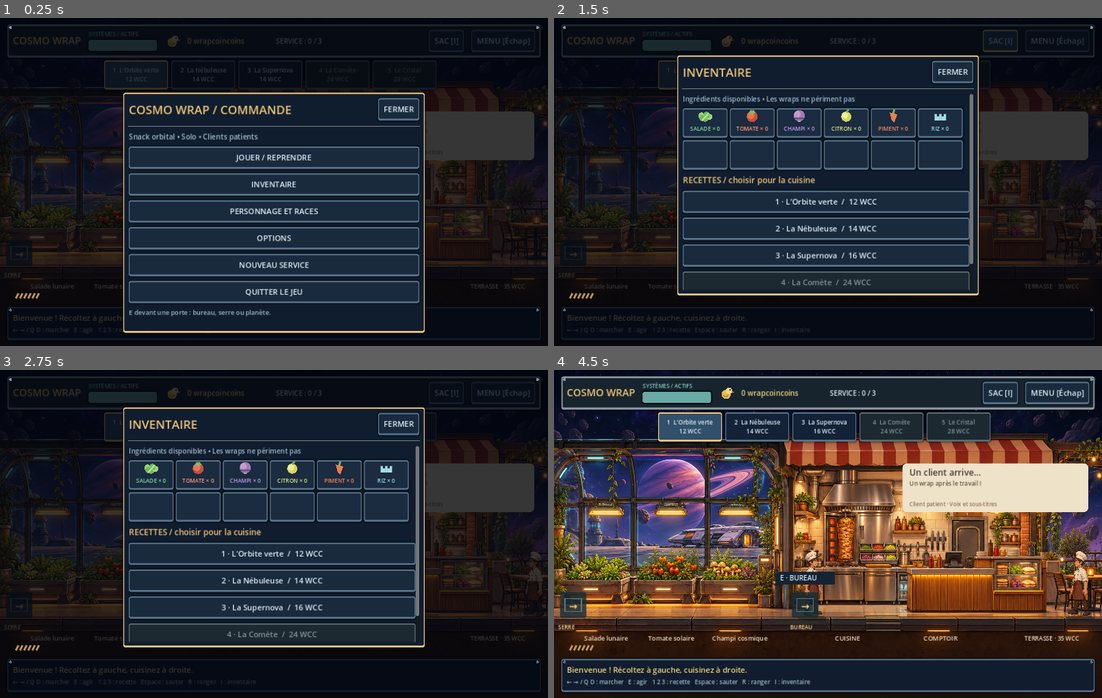
Above: before the commit, frames 1-4 (two rows, left to right).
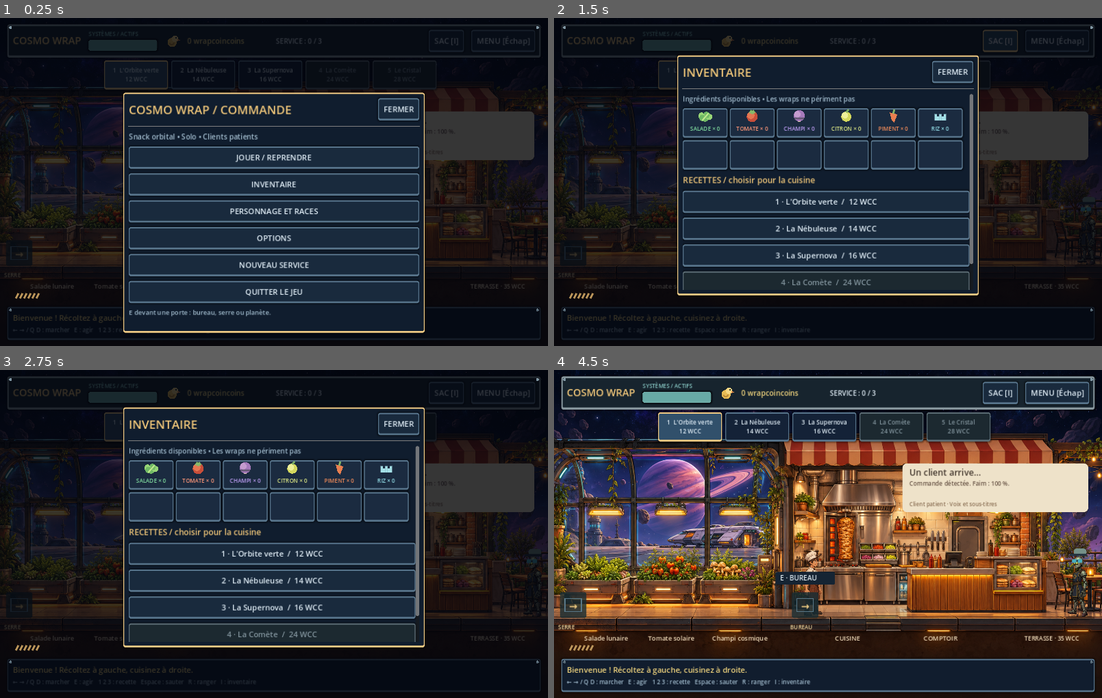
Above: after the commit, the same moments.

Repository: keno681/essai
Game: Godot game, scene res://main.tscn
Two runs of this game, one before a commit and one after it. Both use one fixed random seed, a clock stepped at 60 frames per second and the inputs below.
Inputs:
- Up to frame 1 (0.25 s): no input
- Up to frame 2 (1.5 s): click "JOUER / REPRENDRE" at 0.5 s; click "SAC [I]" at 1.25 s
- Up to frame 3 (2.75 s): click "1 L'Orbite verte 12 WCC" at 2 s
- Up to frame 4 (4.5 s): click "2 La Nébuleuse 14 WCC" at 2.75 s; click "3 La Supernova 16 WCC" at 3.5 s; click "FERMER" at 4.25 s

The runs differ from the first frame. In frame 1, less than 0.1% of the frame differs, in the area x 78-81%, y 33-35%; in frame 2, 0.2%; in frame 3, 0.2%; in frame 4, 0.6%, in the area x 64-98%, y 33-76%.

Commit message:
Randomize customer appearances, accessories and unlocked orders

Diff:
--- a/data/design.json
+++ b/data/design.json
@@ -221,7 +221,9 @@
       "spawn_x": 1250,
       "waiting_x": 946,
       "exit_x": 1270,
-      "speed": 105
+      "speed": 105,
+      "selection": "random_no_immediate_repeat",
+      "orders": "random_unlocked"
     },
     {
       "id": "manual_save",
@@ -600,5 +602,73 @@
       "greeting": "Bien cuit, partenaire.",
       "thanks": "Excellent, partenaire. À la prochaine."
     }
+  ],
+  "customer_variation": [
+    {
+      "id": "appearance",
+      "size_min": 0.9,
+      "size_max": 1.13,
+      "head_min": 0.9,
+      "head_max": 1.12,
+      "hats": [
+        "none",
+        "fez",
+        "fedora",
+        "cap",
+        "helmet",
+        "beanie"
+      ],
+      "glasses": [
+        "none",
+        "round",
+        "dark",
+        "visor"
+      ],
+      "tentacle_counts": [
+        0,
+        0,
+        0,
+        2,
+        3,
+        4
+      ],
+      "tentacle_forms": [
+        "curled",
+        "flowing",
+        "zigzag"
+      ],
+      "tentacle_length_min": 12,
+      "tentacle_length_max": 26,
+      "skin_colors": [
+        "ffffff",
+        "efd5c5",
+        "c7e7d1",
+        "b9dfe8",
+        "e2c6ed",
+        "f5d9a3"
+      ],
+      "clothing_colors": [
+        "e2c6a5",
+        "c2d9ec",
+        "a9cfc3",
+        "e4b8a7",
+        "c4b3d8",
+        "d3d8c0"
+      ],
+      "pants_colors": [
+        "bbbcc9",
+        "d6bc9c",
+        "a4b8b0",
+        "c3b0c9",
+        "a4bccf"
+      ],
+      "shoe_colors": [
+        "736156",
+        "516879",
+        "ab7956",
+        "766376",
+        "6e8779"
+      ]
+    }
   ]
 }
--- a/main.gd
+++ b/main.gd
@@ -30,6 +30,9 @@
 var customer_x := 1250.0
 var actor_customer := 0
 var npc_cycle := 0.0
+var appearance: Dictionary = {}
+var queued_appearance: Dictionary = {}
+var customer_rng := RandomNumberGenerator.new()
 var fullscreen := false
 var sound_enabled := true
 var brightness := 1.0
@@ -57,9 +60,13 @@
 	for row in sheet.beds + sheet.wild_nodes: node_cooldowns[row.id] = 0.0
 	for row in sheet.rooms:
 		room_textures[row.id] = load("res://"+row.asset)
+	customer_rng.randomize()
+	choose_customer()
+	actor_customer = customer
+	appearance = queued_appearance.duplicate(true)
+	next_order()
 	load_progress()
 	load_settings()
-	actor_customer = customer
 	race_texture = load("res://art/races.png")
 	sound_player = AudioStreamPlayer.new()
 	add_child(sound_player)
@@ -119,7 +126,7 @@
 	holding = -1
 	customer_state = "leaving"
 	play_sound(740)
-	customer = (customer + 1) % sheet.customers.size()
+	choose_customer()
 	next_order()
 	speak_dialogue("thanks")
 	if served == 3:
@@ -217,9 +224,10 @@
 	served = 0
 	upgraded = false
 	completed = false
-	customer = 0
-	actor_customer = 0
-	order = 0
+	choose_customer()
+	actor_customer = customer
+	appearance = queued_appearance.duplicate(true)
+	next_order()
 	holding = -1
 	customer_state = "arriving"
 	customer_x = 1250
@@ -243,6 +251,7 @@
 		npc_cycle += delta*float(animation("walk").frequency)
 		if is_equal_approx(customer_x,float(flow.exit_x)):
 			actor_customer = customer
+			appearance = queued_appearance.duplicate(true)
 			customer_x = float(flow.spawn_x)
 			customer_state = "arriving"
 
@@ -304,20 +313,27 @@
 	var foot := position+Vector2(0,39)
 	var cell := Vector2(float(sprite_row.source_width),race_texture.get_height())
 	var source_x := float(sprite_row.source_x)
-	var height := 152.0
+	var look: Dictionary = {} if chef else appearance
+	var height := 152.0*float(look.get("size",1.0))
 	var width := height*cell.x/cell.y
 	var cut := 0.76
 	draw_set_transform(foot,0,Vector2(1.6,0.28))
 	draw_circle(Vector2.ZERO,20,Color(0.03,0.02,0.01,0.35))
-	# Split the HD sheet into an upper body and two leg pieces for cutout motion.
 	for side in [0,1]:
 		var hip := Vector2((side-0.5)*width*0.5,-height*(1-cut)+bob)
 		var angle := stride*(-1 if side==0 else 1)
 		draw_set_transform(foot+Vector2(hip.x*direction,hip.y),angle*direction,Vector2(direction,1))
-		draw_texture_rect_region(race_texture,Rect2(-width*0.25,0,width*0.5,height*(1-cut)),Rect2(source_x+cell.x*side*0.5,cell.y*cut,cell.x*0.5,cell.y*(1-cut)))
+		for part in [[0.76,0.92,"pants_colors"],[0.92,1.0,"shoe_colors"]]:
+			var start := float(part[0])
+			var length := float(part[1])-start
+			draw_texture_rect_region(race_texture,Rect2(-width*0.25,height*(start-cut),width*0.5,height*length),Rect2(source_x+cell.x*side*0.5,cell.y*start,cell.x*0.5,cell.y*length),Color(look.get(part[2],"ffffff")))
 	var gesture := sin(action_time*22)*0.025 if chef and action_time>0 else 0.0
 	draw_set_transform(foot+Vector2(0,bob),gesture,Vector2(direction,1))
-	draw_texture_rect_region(race_texture,Rect2(-width*0.5,-height,width,height*cut),Rect2(source_x,0,cell.x,cell.y*cut))
+	draw_texture_rect_region(race_texture,Rect2(-width*0.5,-height*0.66,width,height*0.42),Rect2(source_x,cell.y*0.34,cell.x,cell.y*0.42),Color(look.get("clothing_colors","ffffff")))
+	var head_height := height*0.34*float(look.get("head",1.0))
+	var head_width := width*float(look.get("head_width",1.0))
+	draw_texture_rect_region(race_texture,Rect2(-head_width*0.5,-height*0.66-head_height,head_width,head_height),Rect2(source_x,0,cell.x,cell.y*0.34),Color(look.get("skin_colors","ffffff")))
+	if not chef and not look.is_empty(): draw_accessories(head_width,height*0.66+head_height,look)
 	if chef and holding>=0:
 		panel(Rect2(9,-65,25,16),Color("efd1a0"),4)
 		draw_line(Vector2(12,-62),Vector2(29,-62),Color("679958"),4,true)
@@ -426,10 +442,26 @@
 		if row.id==id: return row
 	return {}
 
+func roll_appearance() -> Dictionary:
+	var config: Dictionary = sheet.customer_variation[0]
+	var result := {"size":customer_rng.randf_range(config.size_min,config.size_max),"head":customer_rng.randf_range(config.head_min,config.head_max),"head_width":customer_rng.randf_range(0.9,1.12),"length":customer_rng.randf_range(config.tentacle_length_min,config.tentacle_length_max),"seed":customer_rng.randf_range(0,TAU)}
+	for key in ["hats","glasses","tentacle_counts","tentacle_forms","skin_colors","clothing_colors","pants_colors","shoe_colors"]:
+		var choices: Array = config[key]
+		result[key] = choices[customer_rng.randi_range(0,choices.size()-1)]
+	return result
+
+func choose_customer() -> void:
+	var choices: Array[int] = []
+	for index in range(sheet.customers.size()):
+		if index != actor_customer: choices.append(index)
+	customer = choices[customer_rng.randi_range(0,choices.size()-1)]
+	queued_appearance = roll_appearance()
+
 func next_order() -> void:
-	for _step in range(sheet.recipes.size()):
-		order = (order+1)%sheet.recipes.size()
-		if recipe_unlocked(order): return
+	var choices: Array[int] = []
+	for index in range(sheet.recipes.size()):
+		if recipe_unlocked(index): choices.append(index)
+	order = choices[customer_rng.randi_range(0,choices.size()-1)]
 
 func recipe_unlocked(index: int) -> bool:
 	for id in recipe(index).ingredients:
@@ -505,7 +537,7 @@
 		else: play_sound(240+actor_customer*35)
 
 func snapshot() -> Dictionary:
-	return {"version":2,"coins":coins,"served":served,"upgraded …(397 unchanged characters)…
+	return {"version":3,"appearance":appearance.duplicate(true),"queued_appearance":queued_appearance.duplicate(true),"coins":coins,"served":served,"upgraded …(397 unchanged characters)…
 
 func write_snapshot(path: String) -> bool:
 	var file := FileAccess.open(path+".tmp",FileAccess.WRITE)
@@ -542,6 +574,8 @@
 	upgraded = bool(data.get("upgraded",false))
 	customer = posmod(int(data.get("customer",0)),sheet.customers.size())
 	actor_customer = posmod(int(data.get("actor_customer",customer)),sheet.customers.size())
+	appearance = restore_appearance(data.get("appearance",{}))
+	queued_appearance = restore_appearance(data.get("queued_appearance",{}))
 	order = posmod(int(data.get("order",0)),sheet.recipes.size())
 	completed = served>=3
 	for id in inventory:
@@ -615,3 +649,60 @@
 		label_at("DÉCOUVERTES : %d / 3" % (discovered.size()-3),Vector2(930,184),16,Color("bce9dc"))
 	alien(Vector2(player.x-camera_x,player.y),Color("bca2e9"),true)
 	draw_doors()
+
+func restore_appearance(saved: Variant) -> Dictionary:
+	var result := roll_appearance()
+	if not saved is Dictionary: return result
+	var config: Dictionary = sheet.customer_variation[0]
+	for key in ["hats","glasses","tentacle_counts","tentacle_forms","skin_colors","clothing_colors","pants_colors","shoe_colors"]:
+		if saved.get(key) in config[key]: result[key] = saved[key]
+	for key in ["size","head","head_width","length","seed"]:
+		if saved.get(key) is float or saved.get(key) is int:
+			var limits: Dictionary = {"size":[config.size_min,config.size_max],"head":[config.head_min,config.head_max],"head_width":[0.9,1.12],"length":[config.tentacle_length_min,config.tentacle_length_max],"seed":[0,TAU]}
+			result[key] = clampf(float(saved[key]),limits[key][0],limits[key][1])
+	return result
+
+func draw_accessories(width: float, height: float, look: Dictionary) -> void:
+	var head_top := -height
+	var face := Vector2(width*0.21,head_top+height*0.17)
+	var ink := Color("243340")
+	var skin := Color(look.skin_colors)
+	for index in range(int(look.tentacle_counts)):
+		var side := -1.0 if index%2==0 else 1.0
+		var start := Vector2(side*width*0.31,head_top+height*0.24+index*2)
+		var points := PackedVector2Array()
+		for step in range(17):
+			var t := step/16.0
+			var sway := sin(t*TAU+float(look.seed)+clock*2)*4
+			if look.tentacle_forms=="curled": sway = sin(t*TAU*1.4+clock)*8
+			elif look.tentacle_forms=="zigzag": sway = (absf(fmod(t*4,2)-1)-0.5)*12+sin(clock)*2
+			points.append(start+Vector2(side*(t*float(look.length)*0.65+sway),t*float(look.length)))
+		draw_polyline(points,ink,6,true)
+		draw_polyline(points,skin.darkened(0.18),4,true)
+		for step in [5,9,13]: draw_circle(points[step],1.3,skin.lightened(0.2))
+	var hat: String = look.hats
+	var top := Vector2(0,head_top+height*0.07)
+	if hat=="fez":
+		draw_colored_polygon(PackedVector2Array([top+Vector2(-12,0),top+Vector2(-9,-17),top+Vector2(9,-17),top+Vector2(12,0)]),Color("bc3448"))
+		draw_line(top+Vector2(0,-18),top+Vector2(11,-9),ink,2,true)
+		draw_line(top+Vector2(11,-9),top+Vector2(12,1+sin(clock)*2),Color("edc268"),3,true)
+	elif hat=="fedora":
+		panel(Rect2(top+Vector2(-12,-15),Vector2(24,16)),Color("8c7053"),4)
+		draw_line(top+Vector2(-12,-3),top+Vector2(12,-3),ink,4,true)
+		draw_line(top+Vector2(-19,1),top+Vector2(20,1),Color("ae9166"),5,true)
+	elif hat=="helmet":
+		draw_circle(top+Vector2(0,-3),16,Color("657f93"))
+		draw_arc(top+Vector2(0,-3),13,PI,TAU,20,Color("a1c8dc"),3,true)
+		draw_line(top+Vector2(3,3),top+Vector2(21,3),Color("73d9e4"),5,true)
+	elif hat=="cap" or hat=="beanie":
+		panel(Rect2(top+Vector2(-14,-12),Vector2(28,15)),Color(look.clothing_colors).darkened(0.3),7)
+		draw_line(top+Vector2(-14,2),top+Vector2(22 if hat=="cap" else 14,2),ink,4,true)
+		if hat=="beanie": draw_circle(top+Vector2(0,-15),4,Color(look.clothing_colors))
+	if look.glasses!="none":
+		for offset in [-9,3]:
+			var center := face+Vector2(offset,0)
+			if look.glasses=="round":
+				draw_circle(center,5,Color(0.5,0.9,1,0.3))
+				draw_arc(center,5,0,TAU,18,ink,1.5,true)
+			else: panel(Rect2(center-Vector2(5,4),Vector2(10,8)),Color("263447") if look.glasses=="dark" else Color("48aebf"),2)
+		draw_line(face+Vector2(-4,0),face+Vector2(-2,0),ink,2,true)
--- a/tests/capture.gd
+++ b/tests/capture.gd
@@ -7,6 +7,10 @@
 	var game = load("res://main.gd").new()
 	root.add_child(game)
 	game.ui.hide_page()
+	game.appearance = game.roll_appearance()
+	game.appearance.hats = "fez"
+	game.appearance.tentacle_counts = 3
+	game.appearance.glasses = "round"
 	game.actor_customer = 4
 	game.customer = 4
 	game.customer_x = 946
--- a/tests/game_test.gd
+++ b/tests/game_test.gd
@@ -23,6 +23,7 @@
 	game.update_customers(10)
 	assert(game.customer_state == "waiting")
 	for i in range(3):
+		game.order = i
 		game.selected = i
 		for id in game.recipe(i).ingredients: game.inventory[id] += 1
 		assert(game.cook(), "La recette doit réussir avec ses ingrédients")
@@ -42,8 +43,8 @@
 	game.interact()
 	assert(game.upgraded)
 	assert(game.coins == 7)
-	game.selected = 1
-	for id in game.recipe(1).ingredients: game.inventory[id] += 1
+	game.selected = (game.order+1)%3
+	for id in game.recipe(game.selected).ingredients: game.inventory[id] += 1
 	assert(game.cook())
 	assert(not game.serve(), "Une mauvaise commande ne doit pas être vendue")
 	game.player.x = 130
@@ -113,6 +114,31 @@
 	game.actor_customer = 0
 	game.speak_dialogue("greeting")
 	assert(not game.speech.is_empty() and game.speech_time>0)
+	var original = game.appearance.duplicate(true)
+	var pending = game.queued_appearance.duplicate(true)
+	var saved = game.snapshot()
+	game.appearance = game.roll_appearance()
+	game.apply_snapshot(saved)
+	assert(game.appearance == original and game.queued_appearance == pending)
+	var hats := {}
+	var races := {}
+	var forms := {}
+	var variations := {}
+	game.customer_rng.seed = 42
+	for iteration in range(500):
+		var previous = game.actor_customer
+		game.choose_customer()
+		assert(game.customer != previous)
+		game.actor_customer = game.customer
+		races[game.customer] = true
+		var look = game.queued_appearance
+		assert(look.size >= 0.9 and look.size <= 1.13)
+		hats[look.hats] = true
+		forms[look.tentacle_forms] = true
+		variations[JSON.stringify(look)] = true
+		game.next_order()
+		assert(game.recipe_unlocked(game.order))
+	assert(hats.size()==6 and races.size()==7 and forms.size()==3 and variations.size()==500)
 	game.new_service()
 	print("PASS : recettes, clients, inventaire, options, six bacs, exploration, trois découvertes, recettes débloquées, achat/livraison, solde insuffisant, sauvegarde remplacée et chargement complet, dialogues.")
 	quit(0)
Binary file changed: art/gameplay.png
Not shown, changed: README.md
Not shown, changed: downloads/CosmoWrap-Windows-Leger.zip
Not shown, changed: downloads/CosmoWrap-Windows.zip
Not shown, changed: tests/preflight.py
